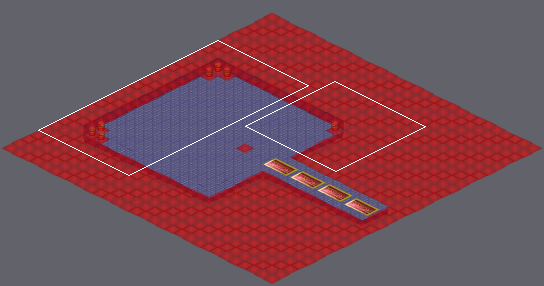
Two states of a Tiled map, Game/maps/FiringRange.tmx. Above: a wide view before the commit, with the close-up outlined.
Close-up. The starting point:
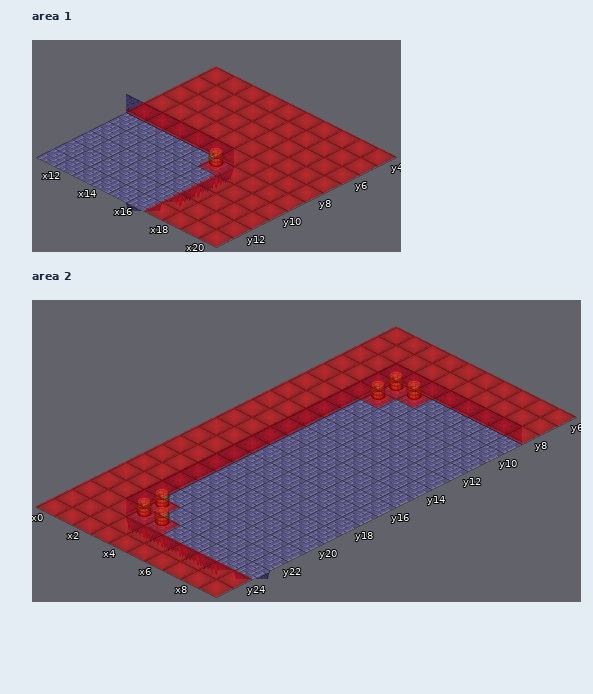
Cells are 64x32 px. Isometric: x runs down to the right, y down to the left. Shown: area 1 x 11..20, y 4..13; area 2 x 0..9, y 6..25.
After:
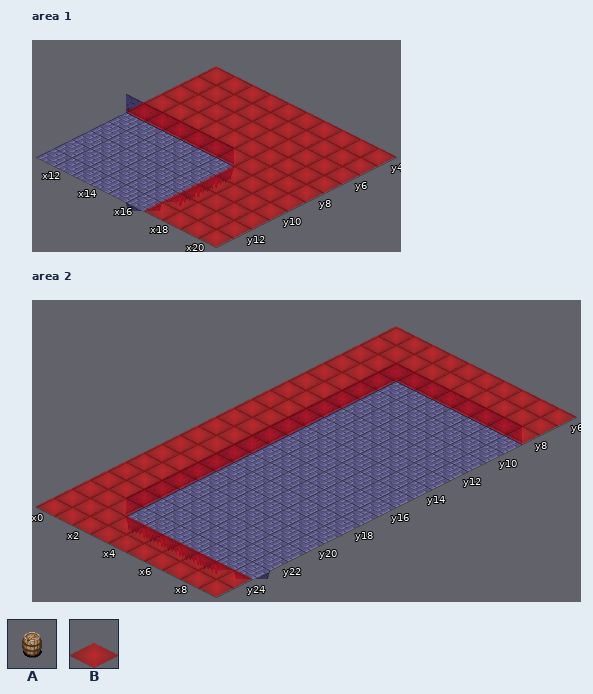
Key: from "shop_props": A 11; from "tileset_dungeon_lvl1": B 28.
_ is an empty cell.
The exact change:
Layer "graphics4", area 1:
Tile A is removed in row 9 at x 16.
Layer "Collisions", area 1:
Tile B is removed in row 9 at x 16.
Layer "graphics4", area 2:
Tile A is removed in row 9 at x 3 to 4; in row 10 at x 3; in row 22 at x 3; in row 23 at x 3 to 4.
Layer "Collisions", area 2:
Tile B is removed in row 9 at x 3 to 4; in row 10 at x 3; in row 22 at x 3; in row 23 at x 3 to 4.
